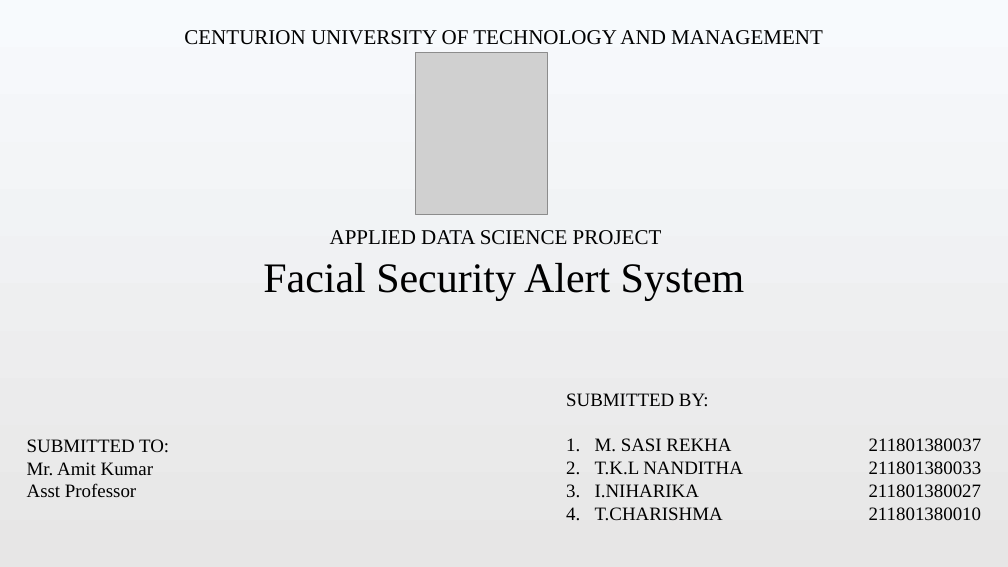
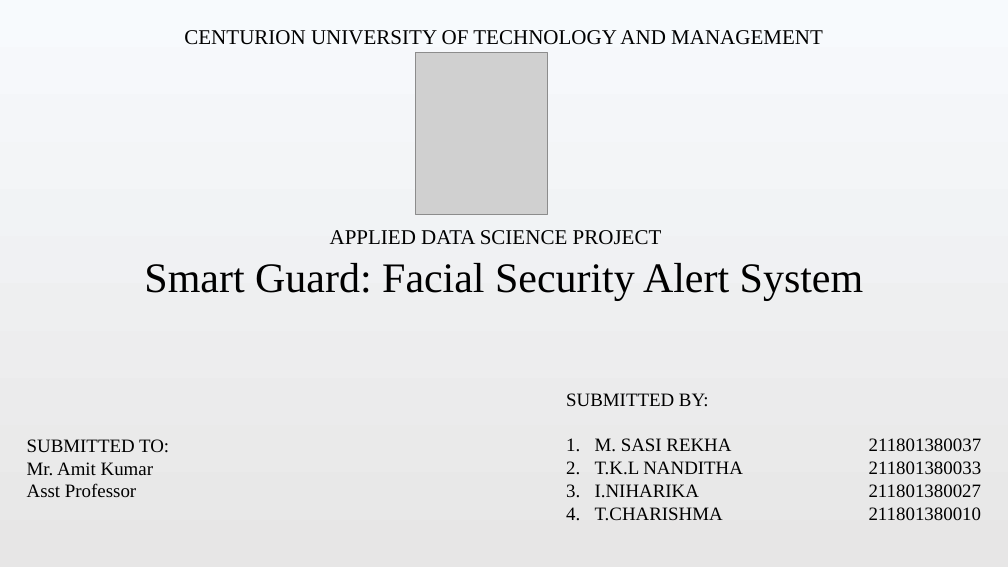
Before and after one commit to Sasimaddi/-Facial-Security-Alert-System-, a slide deck: slide 1 of Face Security.pptx. Drawn at 1008x567 pixels with LibreOffice and Linux fonts; fonts in the diff are those of the drawing; grey boxes stand for pictures. Boxes give left, top, right and bottom in pixels: in the first picture for what was removed or moved away, otherwise in the second. Text is boxed around its words. In the diff, an @@ line names an element or a change of style, - is before the commit and + after.

```diff
--- a/Face Security.pptx
+++ b/Face Security.pptx
@@ text at (144,263,864,300): text changed @@
-Facial Security Alert System
+Smart Guard: Facial Security Alert System
```
Also in this commit, not shown: 4 other slides changed, 3 slides added, 2 slides removed, 1 other file.
